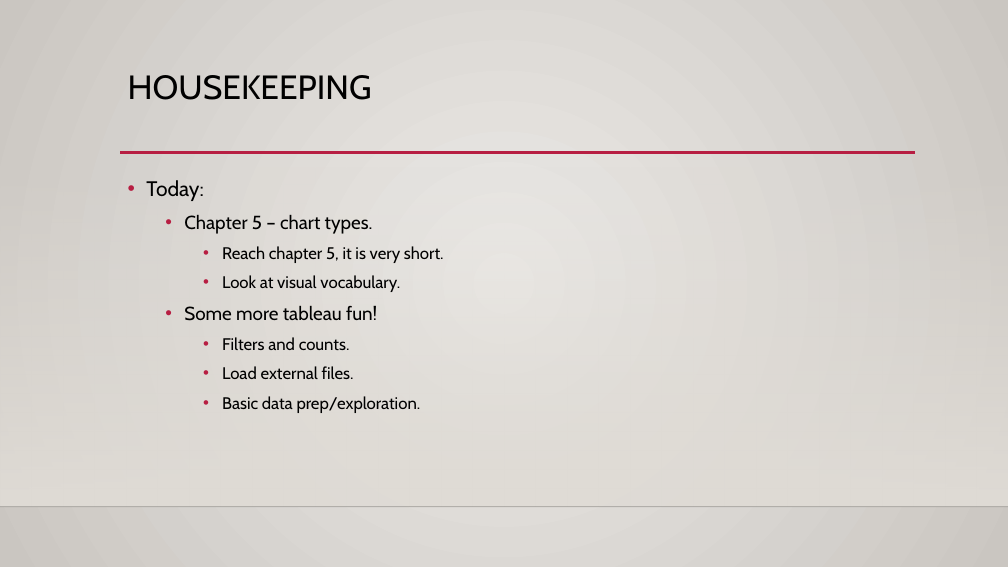
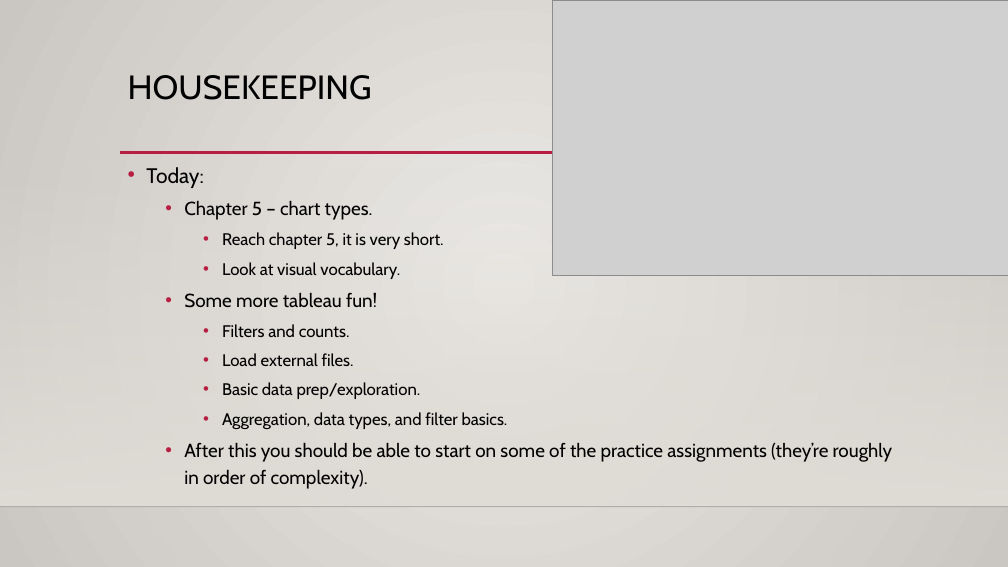
Before and after one commit to AkeemSemper/ml_datasets, a slide deck: slide 1 of slides/chapter_5.pptx. Drawn at 1008x567 pixels with LibreOffice and Linux fonts; fonts in the diff are those of the drawing; grey boxes stand for pictures; background and template pictures are left out. Boxes give left, top, right and bottom in pixels: in the first picture for what was removed or moved away, otherwise in the second. Text is boxed around its words. In the diff, an @@ line names an element or a change of style, - is before the commit and + after.

```diff
--- a/slides/chapter_5.pptx
+++ b/slides/chapter_5.pptx
@@ picture added at <box>552,0,1008,275</box> @@
@@ text "Today:": place and size @@
-text "Today:" at <box>146,180,444,413</box>
+text "Today:" at <box>146,167,893,489</box>
@@ text at <box>184,412,893,489</box>: paragraphs added @@
+    • Aggregation, data types, and filter basics.
+  • After this you should be able to start on some of the practice assignments (they’re roughly in order of complexity).
```
Also in this commit, not shown: 2 other slides changed, 4 other files.
